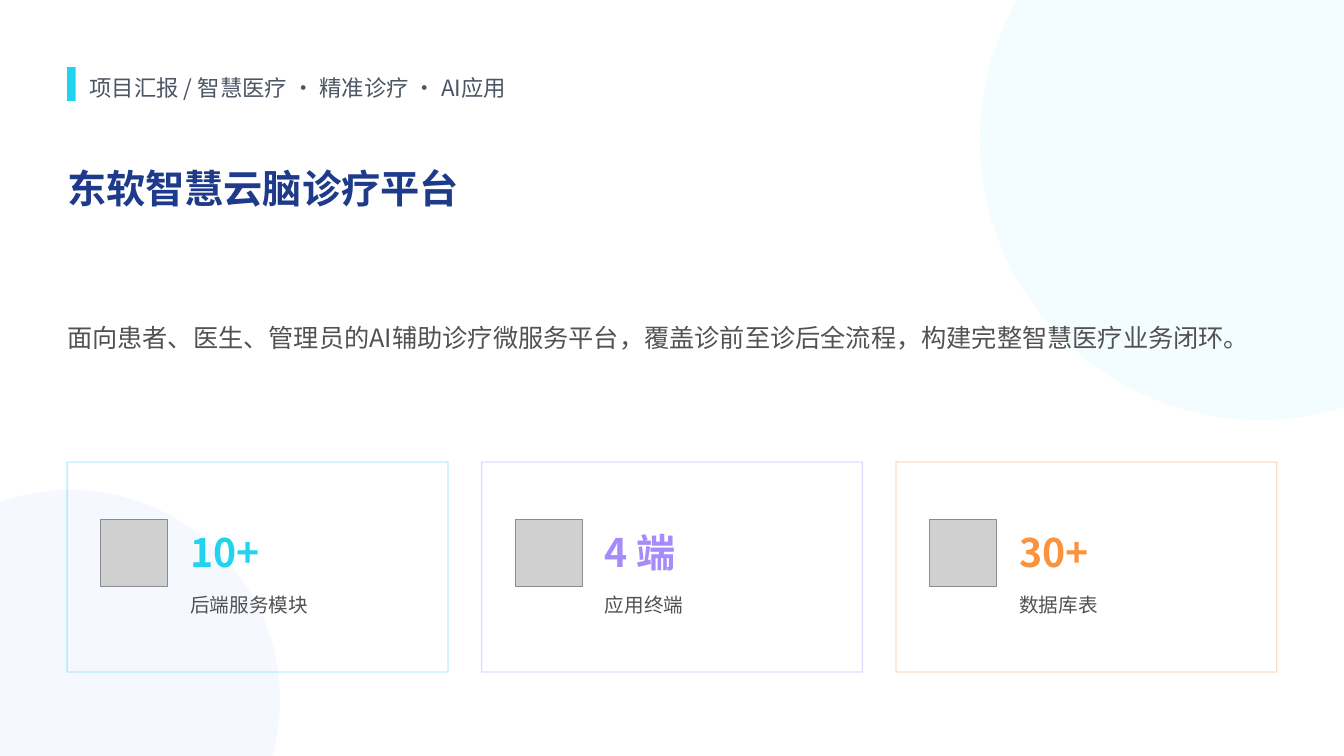
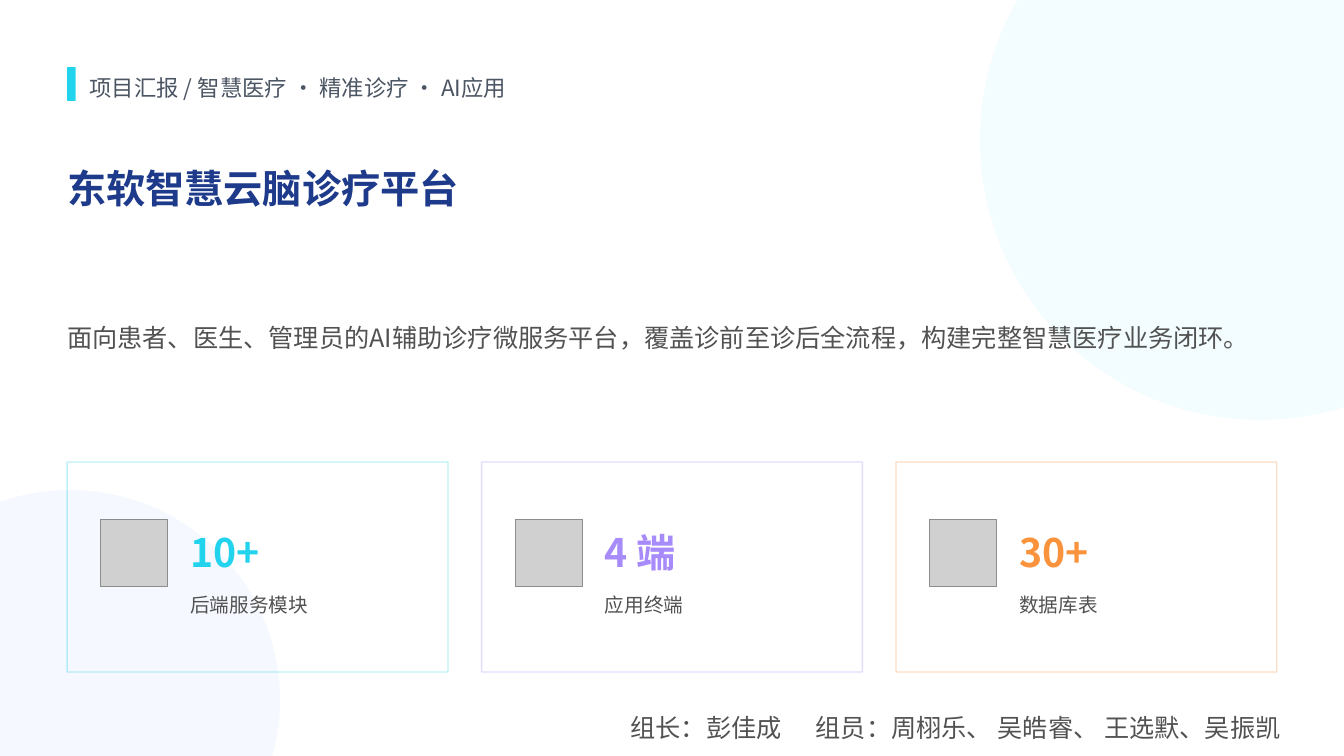
Before and after one commit to cloudydreamland/smart_cloud_brain, a slide deck: slide 1 of 提交材料/东软智慧云脑诊疗平台项目汇报 (2).pptx. Drawn at 1344x756 pixels with LibreOffice and Linux fonts; fonts in the diff are those of the drawing; grey boxes stand for pictures. Boxes give left, top, right and bottom in pixels: in the first picture for what was removed or moved away, otherwise in the second. Text is boxed around its words. In the diff, an @@ line names an element or a change of style, - is before the commit and + after.

```diff
--- a/提交材料/东软智慧云脑诊疗平台项目汇报 (2).pptx
+++ b/提交材料/东软智慧云脑诊疗平台项目汇报 (2).pptx
@@ text added at <box>631,716,1280,739</box>, 18 pt, text #525252 @@
+组长：彭佳成 组员：周栩乐、 吴皓睿、 王选默、吴振凯
@@ text added at <box>1077,716,1276,735</box>, 12 pt, text #FFFFFF at 40% opacity @@
+2026 - smart_cloud_brain
```
Also in this commit, not shown: 5 other files.
